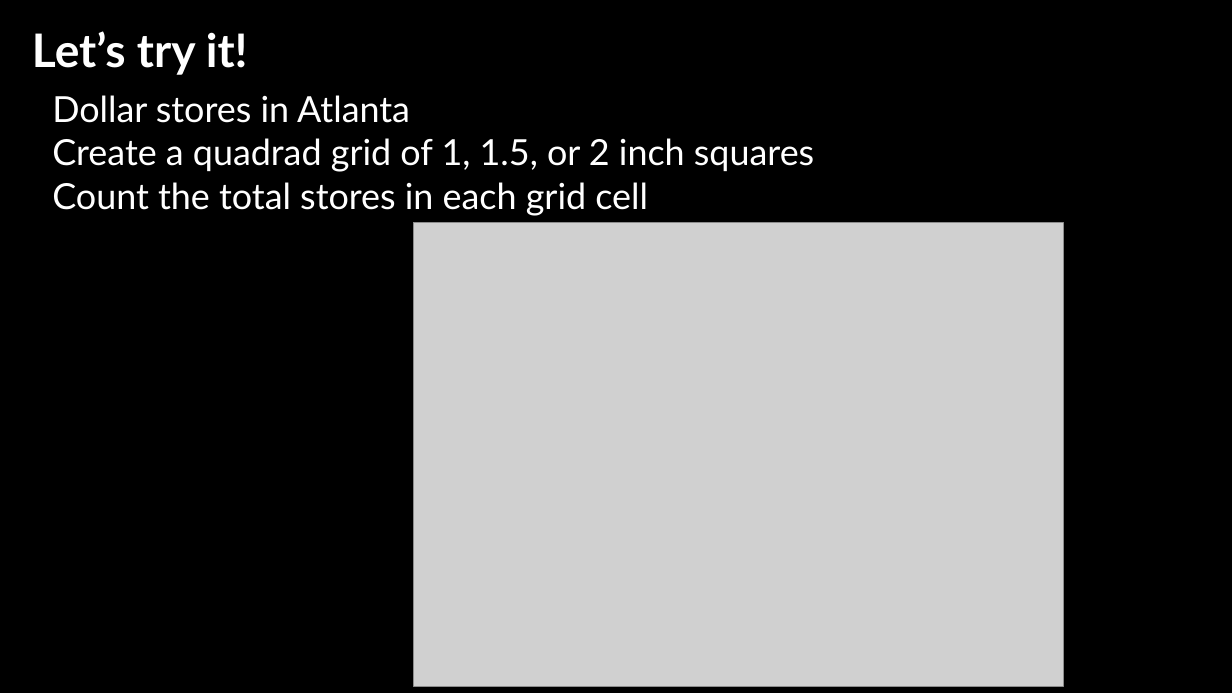
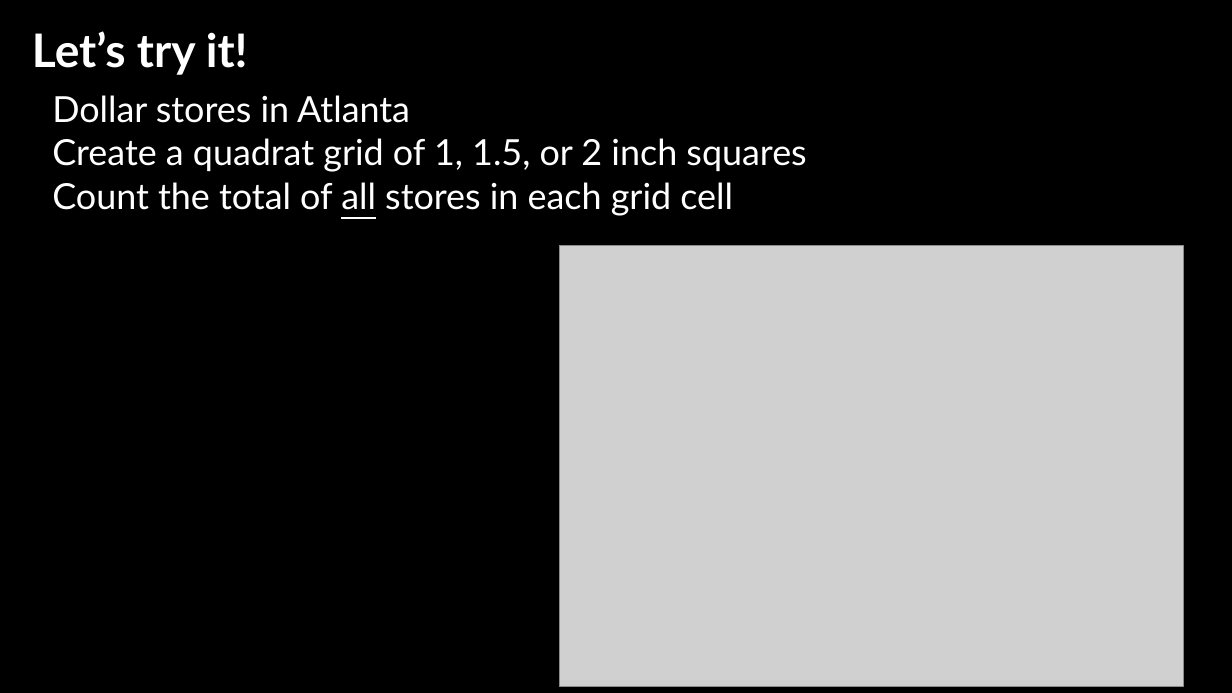
Before and after one commit to jshannon75/geog4300, a slide deck: slide 5 of in_class_slides/geog4300_W04-1 Point pattern analysis and MAUP.pptx. Drawn at 1232x693 pixels with LibreOffice and Linux fonts; fonts in the diff are those of the drawing; grey boxes stand for pictures; background and template pictures are left out. Boxes give left, top, right and bottom in pixels: in the first picture for what was removed or moved away, otherwise in the second. Text is boxed around its words. In the diff, an @@ line names an element or a change of style, - is before the commit and + after.

```diff
--- a/in_class_slides/geog4300_W04-1 Point pattern analysis and MAUP.pptx
+++ b/in_class_slides/geog4300_W04-1 Point pattern analysis and MAUP.pptx
@@ text at (52, 138, 806, 216): text changed @@
-Create a quadrad grid of 1, 1.5, or 2 inch squares
-Count the total stores in each grid cell
+Create a quadrat grid of 1, 1.5, or 2 inch squares
+Count the total of all stores in each grid cell
@@ picture: place and size @@
-picture at (414, 222, 1064, 687)
+picture at (560, 246, 1184, 687)
```
Also in this commit, not shown: 2 other slides changed, 10 other files.
